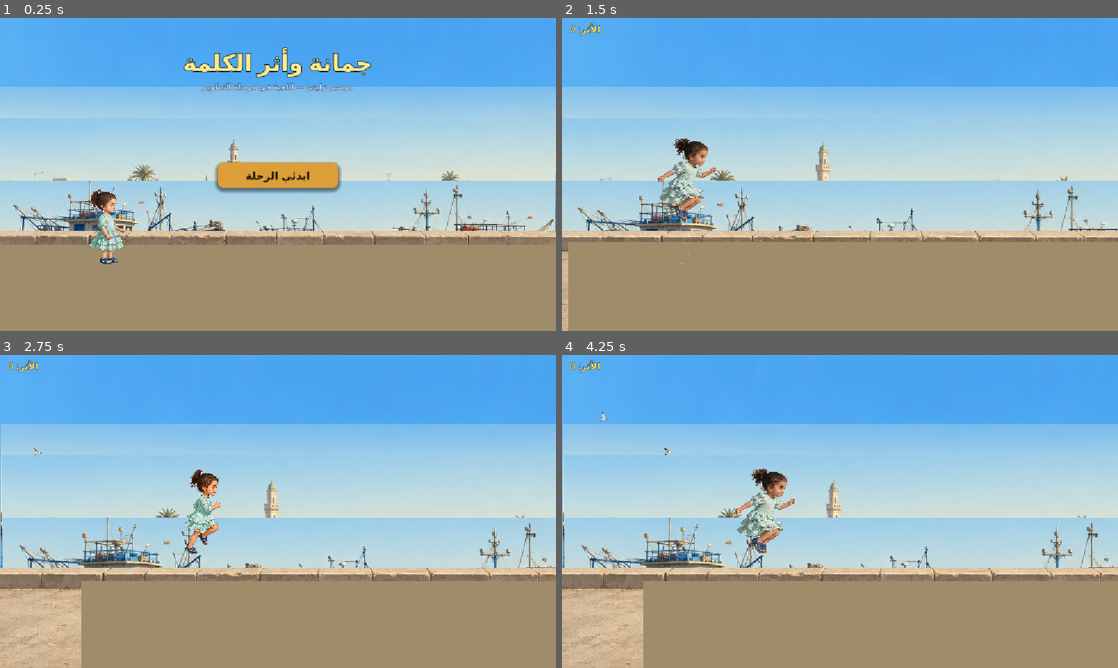
Above: before the commit, frames 1-4 (two rows, left to right).
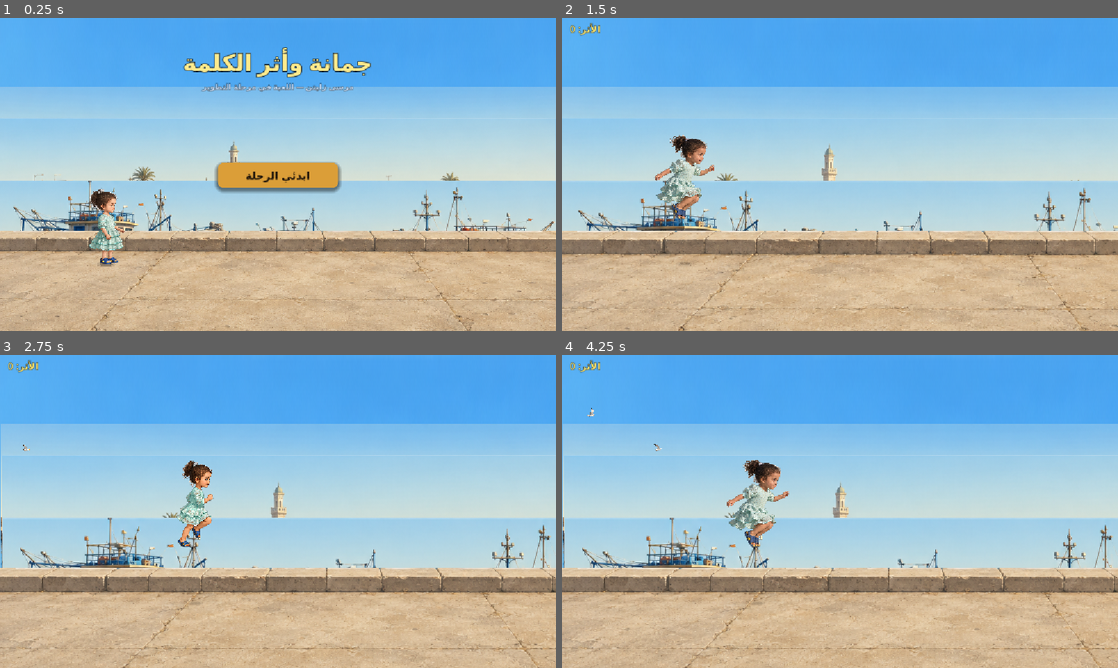
Above: after the commit, the same moments.

Repository: HamzaJwan/Ali-s-Runner
Game: Godot game, scene res://scenes/level2/Level2_Marsa_Playable.tscn
Same seed, same stepped clock (60 frames per second), same inputs: the game is played once before the commit and once after it. This scene is started directly instead of the project's main scene.
Inputs (mouse positions are in pixels of both pictures, inside the frame that each line leads up to):
- Up to frame 1 (0.25 s): no input
- Up to frame 2 (1.5 s): click "ابدئي الرحلة" at 0.5 s; tap Enter (ui_accept) at 1.25 s; move the mouse to (962, 158) at 1.27 s; click (962, 158) at 1.42 s
- Up to frame 3 (2.75 s): tap Enter (ui_accept) at 1.52, 2.27 s; move the mouse to (166, 527) at 2.02 s; click (166, 527) at 2.17 s
- Up to frame 4 (4.25 s): move the mouse to (895, 442) at 2.77 s; click (895, 442) at 2.92 s; move the mouse to (812, 574) at 3.52 s; click (812, 574) at 3.67 s; tap Enter (ui_accept) at 3.77 s

The runs differ from the first frame. In frame 1, 30% of the frame differs, in the area x 0-100%, y 33-100%; in frame 2, 32%, in the area x 0-100%, y 37-100%; in frame 3, 29%; in frame 4, 29%.

Commit message:
level2: fix spawner timer, brown GroundBase, obstacle alignment, parallax, collectible lanes
SpawnTimer:
- one_shot=true → one_shot=false  (was causing only ONE obstacle to ever spawn)
- CollectibleSpawnTimer unchanged (spawner reschedules itself)

Brown rectangle fix:
- GroundBase Polygon2D (z=-1) was covering pier PNG (z=-5) — brown rectangle
- _ground_base cached at ready(); hidden when BG_PIER file exists, shown if missing

Camera:
- GAMEPLAY_ZOOM: 1.15 → 1.18 (task requirement)
- LOOKAHEAD_X: 160 → 150

Level 2 collectible lanes:
- Override spawn Y after collectible_spawned signal
- L2_RUN_PICKUP_Y=480, L2_LIGHT_JUMP_Y=435, L2_FULL_JUMP_Y=385
- Pattern cycles: LOW_LINE → SMALL_ARC → FULL_ARC → repeat

Obstacle visuals:
- Correct visual heights: block=72, crates=88, bollard=70, pier_chunk=64
- Bottom alignment: skin.pos.y = col_h/2 - vis_h/2 (visual bottom = collision bottom)
- Hides Polygon2D per obstacle

Background/parallax (environment_visual.gd):
- TWO sprite copies per layer (side-by-side, each VIEW_W wide)
- Together: 2304 world units → safe for 48k+ world travel even at 0.035 drift
- z_indices applied: Sky=-30, Sea=-25, Bldgs=-20, Boats=-15, Pier=-5
- Sky fill ColorRect behind all layers prevents white gaps

Co-Authored-By: Claude Sonnet 4.6 <noreply@anthropic.com>

Diff:
--- a/scenes/level2/Level2_Marsa_Playable.tscn
+++ b/scenes/level2/Level2_Marsa_Playable.tscn
@@ -99,7 +99,7 @@
 script = ExtResource("3")
 
 [node name="SpawnTimer" type="Timer" parent="."]
-one_shot = true
+one_shot = false
 
 [node name="Collectibles" type="Node2D" parent="."]
 z_index = 0
--- a/scripts/level2/environment/level2_environment_visual.gd
+++ b/scripts/level2/environment/level2_environment_visual.gd
@@ -1,6 +1,7 @@
 ## level2_environment_visual.gd — Level 2 environment PNG auto-loader.
 ## Reads paths from Level2AssetManifest. Each layer can be dropped independently.
-## Falls back to procedural shapes if any layer is missing. Non-fatal.
+## Creates TWO side-by-side sprite copies per layer so parallax drift never
+## causes gaps — 2×1152 world units of coverage is safe for any session.
 extends Node
 
 const MANIFEST := preload("res://scripts/level2/level2_asset_manifest.gd")
@@ -8,13 +9,21 @@
 const VIEW_W := 1152.0
 const VIEW_H := 648.0
 
+## Sky fill: solid sky-blue behind all layers to eliminate any white seam gaps.
+const SKY_FILL_COLOR := Color(0.53, 0.78, 0.96, 1.0)
+
+## Layer z-indices (absolute).
+const LAYER_Z: Dictionary = {
+	"L2_SkyLayer":            -30,
+	"L2_SeaBreakwaterLayer":  -25,
+	"L2_FarBuildingsLayer":   -20,
+	"L2_BoatsMidLayer":       -15,
+	"L2_ForegroundPierLayer": -5,
+}
+
 var _loaded_count := 0
 var _missing: Array[String] = []
 
-
-## Approximate sky blue from bg_sky_marsa.png — used as solid backdrop fill
-## so any gap between layers shows sky color instead of white/black.
-const SKY_FILL_COLOR := Color(0.53, 0.78, 0.96, 1.0)
 
 ## Call once from Level2_Marsa_Playable._ready() with the $Background node.
 ## Returns true if at least one real layer was loaded.
@@ -22,30 +31,30 @@
 	_loaded_count = 0
 	_missing.clear()
 
-	# Add a sky-colored fill FIRST so any seam between layers shows sky, not white.
-	# This ColorRect is camera-relative; the parallax code repositions it each frame
-	# alongside the sky layer via the L2_SkyLayer node.
-	var sky_fill := background_node.get_node_or_null("L2_SkyFill")
-	if sky_fill == null:
+	# Solid sky-fill rect as lowest backdrop — eliminates white gaps between layers.
+	var sky_node := background_node.get_node_or_null("L2_SkyLayer")
+	if sky_node != null and sky_node.get_node_or_null("L2_SkyFill") == null:
 		var fill := ColorRect.new()
 		fill.name = "L2_SkyFill"
 		fill.color = SKY_FILL_COLOR
-		# Very large so it always covers even at zoom 0.95; sky layer re-positions it.
-		fill.size = Vector2(VIEW_W * 3.0, VIEW_H * 4.0)
-		fill.position = Vector2(-VIEW_W, -VIEW_H * 1.5)
-		fill.z_index = -10
-		var sky_node := background_node.get_node_or_null("L2_SkyLayer")
-		if sky_node != null:
-			sky_node.add_child(fill)
-		else:
-			background_node.add_child(fill)
+		fill.size = Vector2(VIEW_W * 4.0, VIEW_H * 6.0)
+		fill.position = Vector2(-VIEW_W * 1.5, -VIEW_H * 2.5)
+		fill.z_index = -99
+		sky_node.add_child(fill)
+
+	# Set z-index on each layer node for correct render order.
+	for node_name: String in LAYER_Z:
+		var layer: Node2D = background_node.get_node_or_null(node_name)
+		if layer != null:
+			layer.z_index = LAYER_Z[node_name]
+			layer.z_as_relative = false
 
 	var layers := MANIFEST.get_background_layers()
 	for node_name: String in layers:
 		var path: String = layers[node_name]
 		var layer: Node2D = background_node.get_node_or_null(node_name)
 		if layer == null:
-			push_warning("[L2 Env] Layer node '%s' not found in scene." % node_name)
+			push_warning("[L2 Env] Layer node '%s' not found." % node_name)
 			continue
 		var tex := load(path) as Texture2D
 		if tex != null:
@@ -55,10 +64,8 @@
 			_missing.append(path.get_file())
 
 	if _missing.size() > 0:
-		push_warning(
-			"[L2 Env] %d background layer(s) using procedural placeholder: %s" %
-			[_missing.size(), ", ".join(_missing)]
-		)
+		push_warning("[L2 Env] %d layer(s) using procedural placeholder: %s" %
+			[_missing.size(), ", ".join(_missing)])
 	return _loaded_count > 0
 
 
@@ -67,31 +74,40 @@
 
 
 func _apply_layer(layer: Node2D, tex: Texture2D, node_name: String) -> void:
-	# Remove procedural children before placing real sprite.
+	# Remove any existing procedural or previous sprites.
 	for child: Node in layer.get_children():
-		child.queue_free()
+		if child.name != "L2_SkyFill":   # keep the sky fill
+			child.queue_free()
 
-	var sprite := Sprite2D.new()
-	sprite.name = "RealBG_" + node_name
-	sprite.texture = tex
-	sprite.centered = false
-	sprite.position = Vector2.ZERO
+	var tw := float(tex.get_width())
+	var th := float(tex.get_height())
+	if tw <= 0.0 or th <= 0.0:
+		return
 
-	var tw: float = float(tex.get_width())
-	var th: float = float(tex.get_height())
-	if tw > 0.0 and th > 0.0:
-		var s_x := VIEW_W / tw
-		if node_name == "L2_SkyLayer":
-			# Sky fills entire backdrop at any zoom.
-			sprite.scale = Vector2(s_x, VIEW_H * 2.0 / th)
-		else:
-			sprite.scale = Vector2(s_x, s_x)
-			# Skip the top few rows of each non-sky layer — the first pixel row
-			# is near-white/cream in the owner's cropped images (measured with PIL):
-			# pier row0=247,244,226 (brightness 239), boats row0=212,235,246 (231).
-			# Skipping these eliminates the white horizontal seam lines.
-			var skip := 4.0
-			sprite.region_enabled = true
-			sprite.region_rect = Rect2(0.0, skip, tw, th - skip)
+	var s_x := VIEW_W / tw
 
-	layer.add_child(sprite)
+	if node_name == "L2_SkyLayer":
+		# Sky: single sprite stretched to cover full backdrop at any zoom.
+		var sky_spr := Sprite2D.new()
+		sky_spr.name = "RealBG_Sky"
+		sky_spr.texture = tex
+		sky_spr.centered = false
+		sky_spr.position = Vector2.ZERO
+		sky_spr.scale = Vector2(s_x, VIEW_H * 2.0 / th)  # tall enough for any zoom
+		layer.add_child(sky_spr)
+		return
+
+	# Non-sky: TWO side-by-side sprites, each VIEW_W wide.
+	# Together they span 2×VIEW_W = 2304 world units, absorbing any parallax drift.
+	# A drift of up to 1302 world units is safe before the rightmost sprite goes
+	# off-screen — sufficient for ~48,000 world units of camera travel.
+	for i in 2:
+		var sprite := Sprite2D.new()
+		sprite.name = "RealBG_%s_%d" % [node_name, i]
+		sprite.texture = tex
+		sprite.centered = false
+		sprite.position = Vector2(i * VIEW_W, 0.0)
+		sprite.scale = Vector2(s_x, s_x)
+		layer.add_child(sprite)
+
+	print("[L2 Env] loaded %s (2 copies × %.0fw)" % [node_name, VIEW_W])
--- a/scripts/level2/gameplay/level2_obstacle_visuals.gd
+++ b/scripts/level2/gameplay/level2_obstacle_visuals.gd
@@ -1,20 +1,34 @@
-## level2_obstacle_visuals.gd — Level 2 obstacle visual skin manager.
-## Adds a harbor-themed Sprite2D skin on top of each Level 1 obstacle,
-## without touching Level 1 ObstacleSpawner or its collision logic.
+## level2_obstacle_visuals.gd — Level 2 harbor obstacle visual skin manager.
+## Adds a harbor-themed Sprite2D skin on each Level 1 obstacle.
+## Hides the Level 1 Polygon2D. Keeps collision unchanged.
 ##
-## Usage: call apply_skin(obstacle_node, obstacle_type_string) right after
-## the spawner creates an obstacle. The spawner remains untouched.
+## Bottom alignment: skin.position.y = collision_height/2 - visual_height/2
+## This pins the skin's visual bottom to the collision box's bottom edge.
 extends RefCounted
 
 const MANIFEST := preload("res://scripts/level2/level2_asset_manifest.gd")
 
-# Cache loaded textures so each is only loaded once per session.
+# Target visual heights (px in world space) per obstacle type.
+const VISUAL_HEIGHTS: Dictionary = {
+	"block":   72.0,
+	"barrier": 70.0,
+	"cone":    70.0,
+	"crate":   88.0,
+	"sign":    64.0,
+}
+
+# Collision heights from Level 1 OBSTACLE_DEFINITIONS (obstacle_spawner.gd).
+const COLLISION_HEIGHTS: Dictionary = {
+	"block":   50.0,
+	"barrier": 46.0,
+	"cone":    44.0,
+	"crate":   52.0,
+	"sign":    56.0,
+}
+
 var _tex_cache: Dictionary = {}
 
 
-## Apply harbor skin to an existing obstacle node.
-## obstacle_type: string key from ObstacleSpawner definition (block/barrier/cone/crate/sign)
-## Returns true if a real texture was applied; false = procedural placeholder stays.
 func apply_skin(obstacle: Node2D, obstacle_type: String) -> bool:
 	if obstacle == null:
 		return false
@@ -28,22 +42,31 @@
 	if tex == null:
 		return false
 
-	# Hide the Level 1 procedural Polygon2D under the L2 skin.
-	var old_poly := obstacle.get_node_or_null("Polygon2D")
-	if old_poly != null:
-		old_poly.visible = false
+	# Hide Level 1 visual (Polygon2D placeholder).
+	var poly := obstacle.get_node_or_null("Polygon2D")
+	if poly != null:
+		(poly as Node2D).visible = false
+
+	var vis_h: float  = VISUAL_HEIGHTS.get(obstacle_type, 56.0)
+	var col_h: float  = COLLISION_HEIGHTS.get(obstacle_type, 50.0)
+
+	# Scale skin so its visual height matches vis_h.
+	var raw_h := float(tex.get_height())
+	if raw_h <= 0.0:
+		return false
+	var s := vis_h / raw_h
 
 	var skin := Sprite2D.new()
 	skin.name = "L2Skin"
 	skin.texture = tex
 	skin.centered = true
-	skin.position = Vector2.ZERO
-	var obs_h: float = _get_obstacle_visual_height(obstacle_type)
-	if obs_h > 0.0 and tex.get_height() > 0:
-		var s := obs_h / float(tex.get_height())
-		skin.scale = Vector2(s, s)
+	skin.scale = Vector2(s, s)
+	# Align bottom of visual with bottom of collision box.
+	skin.position.y = col_h / 2.0 - vis_h / 2.0
 
 	obstacle.add_child(skin)
+	print("[L2 obstacle] type=%s  tex=%s  vis_h=%.0fpx  bottom_y=%.1f" %
+		[obstacle_type, tex.resource_path.get_file(), vis_h, col_h / 2.0])
 	return true
 
 
@@ -51,16 +74,5 @@
 	if _tex_cache.has(obs_type):
 		return _tex_cache[obs_type]
 	var tex := MANIFEST.get_obstacle_texture(obs_type)
-	_tex_cache[obs_type] = tex  # cache even if null (avoids repeated disk checks)
+	_tex_cache[obs_type] = tex
 	return tex
-
-
-func _get_obstacle_visual_height(obs_type: String) -> float:
-	# Match Level 1 obstacle visual_target_height from OBSTACLE_DEFINITIONS.
-	match obs_type:
-		"block":   return 56.0
-		"barrier": return 56.0
-		"cone":    return 48.0
-		"crate":   return 54.0
-		"sign":    return 58.0
-	return 54.0
--- a/scripts/level2/level2_marsa_playable.gd
+++ b/scripts/level2/level2_marsa_playable.gd
@@ -57,18 +57,20 @@
 # Increase GAMEPLAY_ZOOM to bring Jomana closer; safe range: 1.25–1.45.
 # At 1.38 the visible world width is 1152/1.38 ≈ 835 px, obstacles at
 # spawn X=1292 appear ~475 px ahead (world space) — comfortable react time.
-const GAMEPLAY_ZOOM           := 1.15   # 1.38 was too close; 1.15 ≈ Level 1 feel
-const CAMERA_REVEAL_FROM      := 0.88   # cinematic opening starts smaller
-const CAMERA_CHECKPOINT_BOOST := 0.05   # +5% zoom during checkpoint
-# Where Jomana lands on screen (px from left at gameplay zoom):
-const CAM_SCREEN_X            := 260.0  # left-third — enough look-ahead right
-const CAM_SCREEN_Y            := 498.0  # road surface screen Y (same as L1)
+const GAMEPLAY_ZOOM           := 1.18   # balanced: Jomana ≈ 188px on screen
+const CAMERA_REVEAL_FROM      := 0.88
+const CAMERA_CHECKPOINT_BOOST := 0.05
+const CAM_SCREEN_X            := 255.0  # left-third, enough road ahead visible
+const CAM_SCREEN_Y            := 498.0
 const CAM_TRANSITION_TIME     := 0.38
-# Smooth look-ahead: camera slides slightly forward so players see more ahead.
-const LOOKAHEAD_X             := 160.0  # more look-ahead at smaller zoom
-const FOLLOW_SPEED            := 5.5    # lerp speed for look-ahead correction
-# Vertical feel: slight upward shift keeps jump arc in frame.
+const LOOKAHEAD_X             := 150.0
+const FOLLOW_SPEED            := 5.5
 const VERTICAL_OFFSET         := -14.0
+
+# ── Level 2 collectible lane Y values (world coords) ─────────────────────
+const L2_RUN_PICKUP_Y  := 480.0  # grab while running (near feet)
+const L2_LIGHT_JUMP_Y  := 435.0  # small hop required
+const L2_FULL_JUMP_Y   := 385.0  # full jump arc
 
 # ── Harbour palette (procedural — no external assets required) ────────────
 const C_SKY        := Color(0.38, 0.66, 0.90, 1.0)
@@ -139,6 +141,8 @@
 var _jomana_vis: Node    = null   # JomanaPlayerVisual (the active instance)
 var _ali_polygon: Node2D = null   # cached $Player/Polygon2D — hidden every frame
 var _init_cam_x: float   = 0.0   # camera X at scene start, for scroll-based parallax
+var _l2_col_idx: int     = 0      # cycles through Level 2 collectible lane patterns
+var _ground_base: Node2D = null   # $Ground/GroundBase — hidden when pier PNG loads
 var _cam_tween: Tween
 var _gameplay_cam_pos: Vector2
 var _look_x: float = 0.0          # smoothed look-ahead X target
@@ -175,6 +179,14 @@
 	var any_real := env_loader.setup(bg_node)
 	if not any_real:
 		_build_backgrounds()   # procedural fallback
+
+	# Hide the GroundBase visual polygon when the real pier PNG is loaded.
+	# GroundBase z_index=-1 renders in front of the pier sprite z_index=-5 and
+	# would otherwise appear as a large brown rectangle covering the pier art.
+	_ground_base = ground.get_node_or_null("GroundBase") as Node2D
+	if _ground_base != null:
+		_ground_base.visible = not L2_MANIFEST.file_exists(L2_MANIFEST.BG_PIER)
+
 	_build_ambient()
 	_setup_jomana_visual()
 
@@ -349,7 +361,24 @@
 
 func _on_collectible_spawned(c: Node) -> void:
 	c.collected.connect(_on_collected)
+	_override_l2_collectible_lane(c)
 	_apply_l2_collectible_visual(c)
+
+
+func _override_l2_collectible_lane(c: Node) -> void:
+	# Redirect collectible spawn Y to Level 2 defined lanes.
+	# The shared spawner uses Level 1 Y values; Level 2 has different visual scale.
+	# Pattern cycles: LOW_LINE → SMALL_ARC → FULL_ARC → repeat.
+	const PATTERNS: Array = [
+		[480.0, 480.0, 480.0, 480.0],           # LOW_LINE  (run to collect)
+		[480.0, 435.0, 400.0, 435.0, 480.0],    # SMALL_ARC (light jump)
+		[435.0, 400.0, 385.0, 400.0, 435.0],    # FULL_ARC  (full jump)
+	]
+	var pat: Array = PATTERNS[(_l2_col_idx / 5) % PATTERNS.size()]
+	var pos_in_pat: int = _l2_col_idx % pat.size()
+	var target_y: float = pat[pos_in_pat]
+	(c as Node2D).global_position.y = target_y
+	_l2_col_idx += 1
 
 
 func _apply_l2_collectible_visual(c: Node) -> void:
